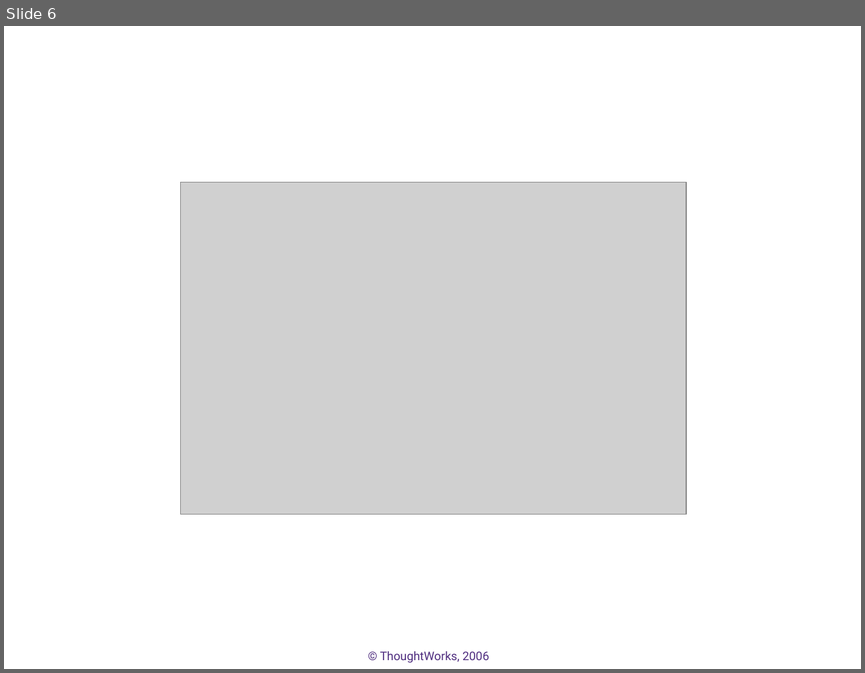
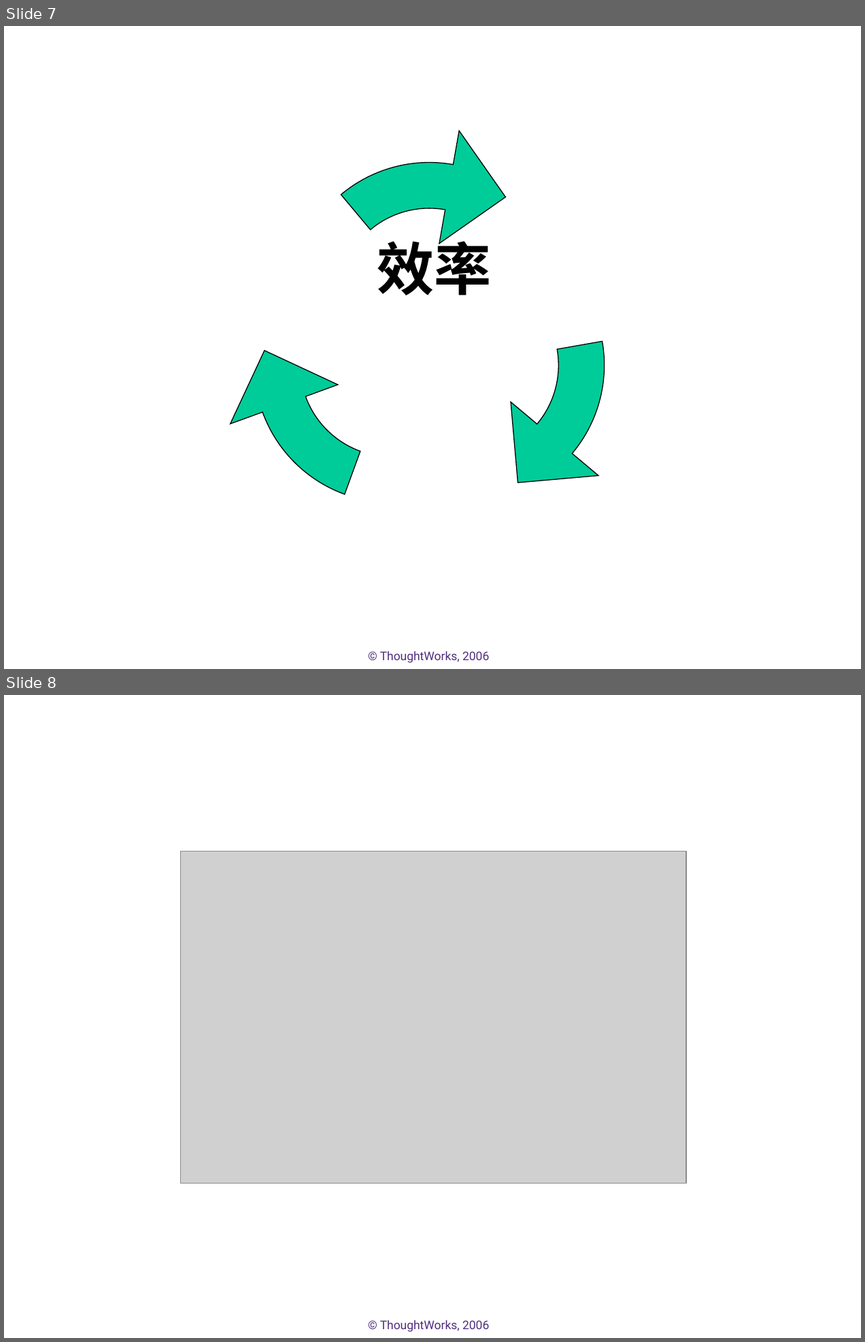
Before and after one commit to whimet/agilechina, a slide deck: docs/demo.ppt. Shown one above the other, each under a label of ours: slide 6 before the commit, slides 7 and 8 after it. The pictures are 865x673 and 865x1342 pixels, drawn with LibreOffice and Linux fonts; fonts in the diff are those of the drawing; grey boxes stand for pictures; background and template pictures are left out. Boxes give left, top, right and bottom in pixels: in the first picture for what was removed or moved away, otherwise in the second. Text is boxed around its words. In the diff, an @@ line names an element or a change of style, - is before the commit and + after.

```diff
--- a/docs/demo.ppt
+++ b/docs/demo.ppt
@@ slide 7 added at bbox=[4, 26, 861, 669], background #FFFFFF; not listed: 1 template element that a slide beside it also shows @@
@@ freeform shape added at bbox=[292, 162, 567, 437], fill #00CC99, outline #000000 0.74 pt @@
@@ freeform shape added at bbox=[204, 177, 579, 553], fill #00CC99, outline #000000 0.74 pt @@
@@ freeform shape added at bbox=[279, 177, 655, 553], fill #00CC99, outline #000000 0.74 pt @@
@@ title added at bbox=[377, 232, 492, 295], 48 pt, text #000000, bold @@
+效率
@@ what was slide 6 is now slide 8 @@
```
Also in this commit, not shown: 5 slides changed, 6 other slides added, 2 slides removed.
